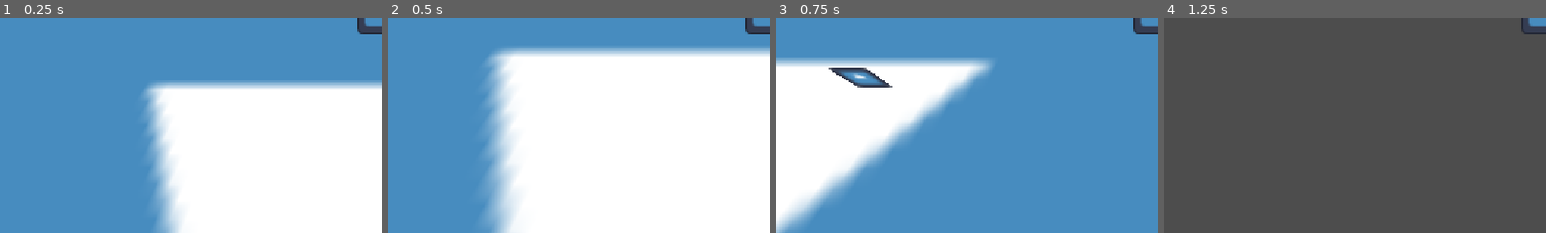
Above: before the commit, frames 1-4 (left to right).
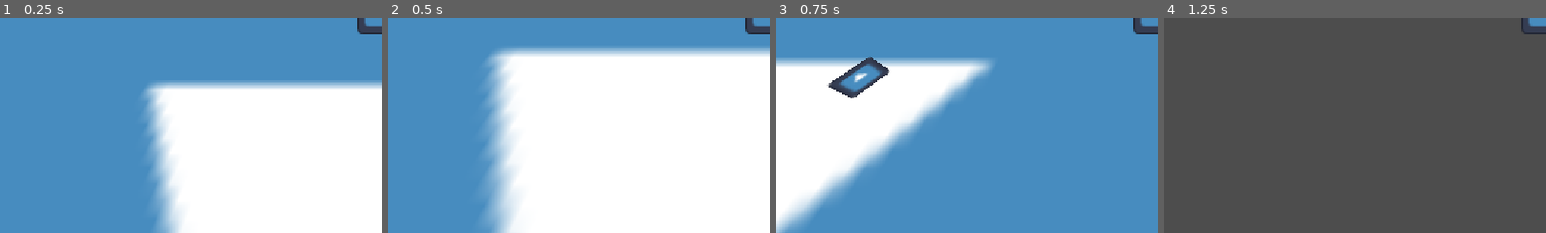
Above: after the commit, the same moments.

Repository: snomkip7/gmtk-jammin
Game: Godot game, scene res://Levels/testLevel.tscn
Same seed, same stepped clock (60 frames per second), same inputs: the game is played once before the commit and once after it. The engine's default icon, where the game draws it, is replaced by a stand-in: a white triangle on a blue panel in a dark square.
Inputs:
- Up to frame 1 (0.25 s): no input
- Up to frame 2 (0.5 s): no input
- Up to frame 3 (0.75 s): hold D (right) from 0.53 s (still down); tap Shift (dash) at 0.6 s
- Up to frame 4 (1.25 s): keep holding D (right)
The pictures show only the part of the screen within x 0-50%, y 50-100%; the shares and areas given below are measured in that part.

Frames 1-2 are identical in both runs. In frame 3, 1.6% of the frame differs, in the area x 13-31%, y 17-38%; in frame 4, nothing differs.

Commit message:
bushes + proper player collision

Diff:
--- a/gmtk-jammin/Characters/Bush/bush.gd
+++ b/gmtk-jammin/Characters/Bush/bush.gd
@@ -1 +1,14 @@
 extends Area3D
+
+
+func _physics_process(delta: float) -> void:
+
+	rotation = Vector3(rotation.x, (Vector2(global.player.camera.global_position.x, -global.player.camera.global_position.z) - Vector2(global_position.x, -global_position.z)).angle() + PI/2, rotation.z)
+
+
+func _on_body_entered(body: Node3D) -> void:
+	global.player.speed = global.player.maxSpeed / 4
+
+
+func _on_body_exited(body: Node3D) -> void:
+	global.player.speed = global.player.maxSpeed
--- a/gmtk-jammin/Characters/Bush/bush.tscn
+++ b/gmtk-jammin/Characters/Bush/bush.tscn
@@ -1,13 +1,21 @@
 [gd_scene format=3 uid="uid://ci2i2wgrao01r"]
 
+[ext_resource type="Script" uid="uid://bvfx4bj7d6aol" path="res://Characters/Bush/bush.gd" id="1_2xqvq"]
 [ext_resource type="Texture2D" uid="uid://cs58lxa1h72uq" path="res://Assets/Art/icon.svg" id="1_qjqsf"]
 
 [sub_resource type="BoxShape3D" id="BoxShape3D_ftlgd"]
 
 [node name="Bush" type="Area3D" unique_id=746014710]
+collision_layer = 4
+collision_mask = 2
+script = ExtResource("1_2xqvq")
 
 [node name="Sprite" type="Sprite3D" parent="." unique_id=78486181]
+transform = Transform3D(1, 0, 0, 0, 0.9697928, -0.24393015, 0, 0.24393015, 0.9697928, 0, 0, 0)
 texture = ExtResource("1_qjqsf")
 
 [node name="Collisionshape" type="CollisionShape3D" parent="." unique_id=1888159660]
 shape = SubResource("BoxShape3D_ftlgd")
+
+[connection signal="body_entered" from="." to="." method="_on_body_entered"]
+[connection signal="body_exited" from="." to="." method="_on_body_exited"]
--- a/gmtk-jammin/Characters/Player/player.tscn
+++ b/gmtk-jammin/Characters/Player/player.tscn
@@ -7,6 +7,8 @@
 height = 1.3449707
 
 [node name="Player" type="CharacterBody3D" unique_id=940730692]
+collision_layer = 2
+collision_mask = 5
 script = ExtResource("1_j341n")
 
 [node name="PlayerSprite" type="Sprite3D" parent="." unique_id=1041185233]
